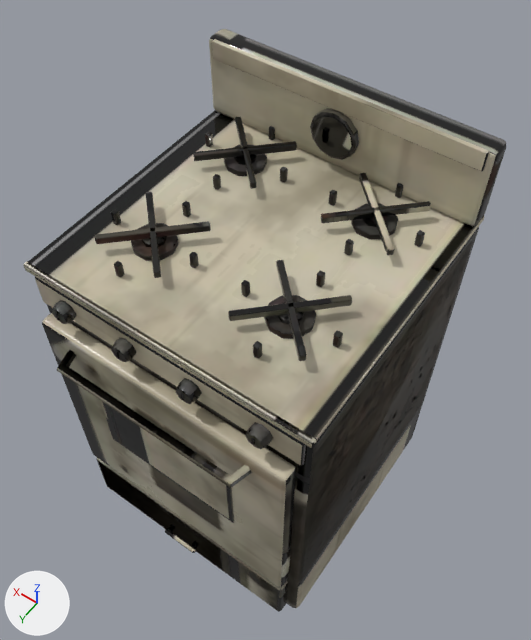
What one commit did to the glTF model public/models/furniture_counter_stove.glb.
Both versions are drawn from a 50 mm lens placed at (-0.544, 0.748, 1.847), pointed at (0.024, -0.047, 0.598). Arrows for +X, +Y and +Z are at lower left; the lights stay in place. The picture after the commit comes second. Vertices at exactly the same position are counted once.

The scene before the commit, as lines of its bpy script (objects in view):
```python
me_furniture_counter_stove = bpy.data.meshes.new('furniture_counter_stove')
me_furniture_counter_stove.from_pydata(...)  # 1380 vertices, 2508 faces; spans x -0.302..0.302, y -0.29..0.359, z 0.0..1.07
me_furniture_counter_stove.materials.append(mat_furniture_counter_stove)
ob_furniture_counter_stove = bpy.data.objects.new('furniture_counter_stove', me_furniture_counter_stove)
ob_furniture_counter_stove.location = (0.0, 0.0, 0.0)
```
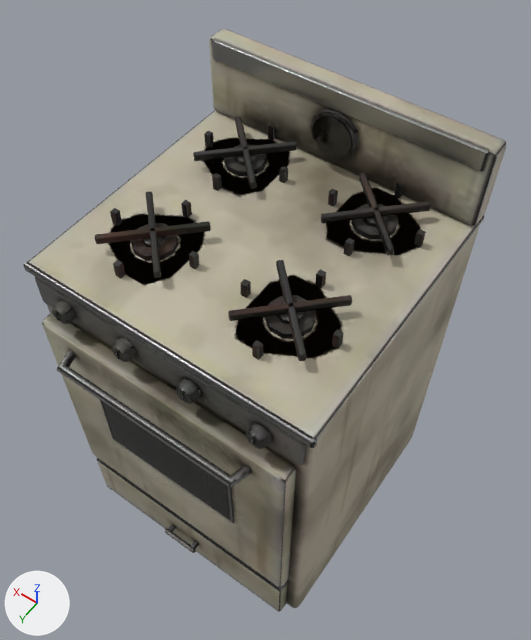
Diff of the bpy script that builds the scene:
```diff
--- a/public/models/furniture_counter_stove.glb.py
+++ b/public/models/furniture_counter_stove.glb.py
@@ me_furniture_counter_stove @@
-me_furniture_counter_stove.from_pydata(...)  # 1380 vertices, 2508 faces; spans x -0.302..0.302, y -0.29..0.359, z 0.0..1.07
+me_furniture_counter_stove.from_pydata(...)  # 1124 vertices, 1964 faces; spans x -0.302..0.302, y -0.29..0.359, z 0.0..1.07
+# me_furniture_counter_stove part 1: the loose piece of 24 vertices spanning x 0.049..0.061, y 0.114..0.126, z 0.9..0.93 is rebuilt with 8 vertices and now spans x 0.049..0.061, y 0.114..0.126, z 0.9..0.93
+# me_furniture_counter_stove part 2: the loose piece of 24 vertices spanning x 0.139..0.151, y -0.246..-0.234, z 0.9..0.93 is rebuilt with 8 vertices and now spans x 0.139..0.151, y -0.246..-0.234, z 0.9..0.93
+# me_furniture_counter_stove part 3: the loose piece of 24 vertices spanning x -0.151..-0.139, y 0.024..0.036, z 0.9..0.93 is rebuilt with 8 vertices and now spans x -0.151..-0.139, y 0.024..0.036, z 0.9..0.93
+# me_furniture_counter_stove part 4: the loose piece of 24 vertices spanning x -0.061..-0.049, y -0.156..-0.144, z 0.9..0.93 is rebuilt with 8 vertices and now spans x -0.061..-0.049, y -0.156..-0.144, z 0.9..0.93
+# me_furniture_counter_stove part 5: the loose piece of 24 vertices spanning x 0.139..0.151, y 0.204..0.216, z 0.9..0.93 is rebuilt with 8 vertices and now spans x 0.139..0.151, y 0.204..0.216, z 0.9..0.93
+# me_furniture_counter_stove part 6: the loose piece of 24 vertices spanning x 0.049..0.061, y -0.156..-0.144, z 0.9..0.93 is rebuilt with 8 vertices and now spans x 0.049..0.061, y -0.156..-0.144, z 0.9..0.93
+# me_furniture_counter_stove part 7: the loose piece of 24 vertices spanning x -0.241..-0.229, y 0.114..0.126, z 0.9..0.93 is rebuilt with 8 vertices and now spans x -0.241..-0.229, y 0.114..0.126, z 0.9..0.93
+# me_furniture_counter_stove part 8: the loose piece of 24 vertices spanning x -0.151..-0.139, y -0.246..-0.234, z 0.9..0.93 is rebuilt with 8 vertices and now spans x -0.151..-0.139, y -0.246..-0.234, z 0.9..0.93
+# me_furniture_counter_stove part 9: the loose piece of 24 vertices spanning x 0.229..0.241, y -0.156..-0.144, z 0.9..0.93 is rebuilt with 8 vertices and now spans x 0.229..0.241, y -0.156..-0.144, z 0.9..0.93
+# me_furniture_counter_stove part 10: the loose piece of 24 vertices spanning x 0.229..0.241, y 0.114..0.126, z 0.9..0.93 is rebuilt with 8 vertices and now spans x 0.229..0.241, y 0.114..0.126, z 0.9..0.93
+# me_furniture_counter_stove part 11: the loose piece of 24 vertices spanning x 0.139..0.151, y -0.066..-0.054, z 0.9..0.93 is rebuilt with 8 vertices and now spans x 0.139..0.151, y -0.066..-0.054, z 0.9..0.93
+# me_furniture_counter_stove part 12: the loose piece of 24 vertices spanning x -0.151..-0.139, y 0.204..0.216, z 0.9..0.93 is rebuilt with 8 vertices and now spans x -0.151..-0.139, y 0.204..0.216, z 0.9..0.93
+# me_furniture_counter_stove part 13: the loose piece of 24 vertices spanning x -0.241..-0.229, y -0.156..-0.144, z 0.9..0.93 is rebuilt with 8 vertices and now spans x -0.241..-0.229, y -0.156..-0.144, z 0.9..0.93
+# me_furniture_counter_stove part 14: the loose piece of 24 vertices spanning x 0.139..0.151, y 0.024..0.036, z 0.9..0.93 is rebuilt with 8 vertices and now spans x 0.139..0.151, y 0.024..0.036, z 0.9..0.93
+# me_furniture_counter_stove part 15: the loose piece of 24 vertices spanning x -0.061..-0.049, y 0.114..0.126, z 0.9..0.93 is rebuilt with 8 vertices and now spans x -0.061..-0.049, y 0.114..0.126, z 0.9..0.93
+# me_furniture_counter_stove part 16: the loose piece of 24 vertices spanning x -0.151..-0.139, y -0.066..-0.054, z 0.9..0.93 is rebuilt with 8 vertices and now spans x -0.151..-0.139, y -0.066..-0.054, z 0.9..0.93
+# me_furniture_counter_stove part 17: 1472 kept faces spanning x -0.302..0.302, y -0.29..0.359, z 0.0..1.07 get new texture (UV) coordinates
 me_furniture_counter_stove.materials.append(mat_furniture_counter_stove)
```

Where the change shows, as pixel boxes (x1, y1, x2, y2) in the pictures (531 x 640 px):
part 1 of me_furniture_counter_stove, rebuilt (9% wider, 12% taller): before (189, 252, 199, 268); after (188, 251, 199, 269)
part 2 of me_furniture_counter_stove, rebuilt: before (269, 126, 275, 140); after (268, 126, 276, 141)
part 3 of me_furniture_counter_stove, rebuilt (20% wider, 18% taller): before (316, 271, 325, 287); after (315, 269, 326, 288)
part 4 of me_furniture_counter_stove, rebuilt (10% wider, 18% taller): before (328, 190, 337, 206); after (328, 188, 338, 207)
part 5 of me_furniture_counter_stove, rebuilt: before (114, 261, 125, 277); after (113, 260, 125, 279)
part 6 of me_furniture_counter_stove, rebuilt (11% wider, 12% taller): before (280, 167, 288, 182); after (279, 166, 288, 183)
part 7 of me_furniture_counter_stove, rebuilt (18% wider, 17% taller): before (333, 331, 343, 348); after (332, 329, 344, 349)
part 8 of me_furniture_counter_stove, rebuilt (22% wider, 6% taller): before (395, 183, 403, 198); after (394, 183, 404, 199)
part 9 of me_furniture_counter_stove, rebuilt (22% wider, 12% taller): before (205, 132, 213, 147); after (204, 131, 214, 148)
part 10 of me_furniture_counter_stove, rebuilt (18% wider, 12% taller): before (111, 209, 121, 225); after (110, 208, 122, 226)
part 11 of me_furniture_counter_stove, rebuilt (22% wider, 12% taller): before (213, 174, 221, 190); after (212, 173, 222, 191)
part 12 of me_furniture_counter_stove, rebuilt (20% wider, 17% taller): before (253, 341, 262, 358); after (252, 340, 263, 360)
part 13 of me_furniture_counter_stove, rebuilt (8% wider, 11% taller): before (414, 230, 425, 247); after (414, 229, 426, 248)
part 14 of me_furniture_counter_stove, rebuilt (20% wider, 12% taller): before (182, 201, 191, 217); after (181, 200, 192, 218)
part 15 of me_furniture_counter_stove, rebuilt (20% wider, 11% taller): before (241, 280, 250, 297); after (240, 279, 251, 298)
part 16 of me_furniture_counter_stove, rebuilt (9% wider, 12% taller): before (344, 239, 354, 255); after (343, 238, 354, 256)
part 17 of me_furniture_counter_stove, surface changed: (23, 29, 506, 612) in both
